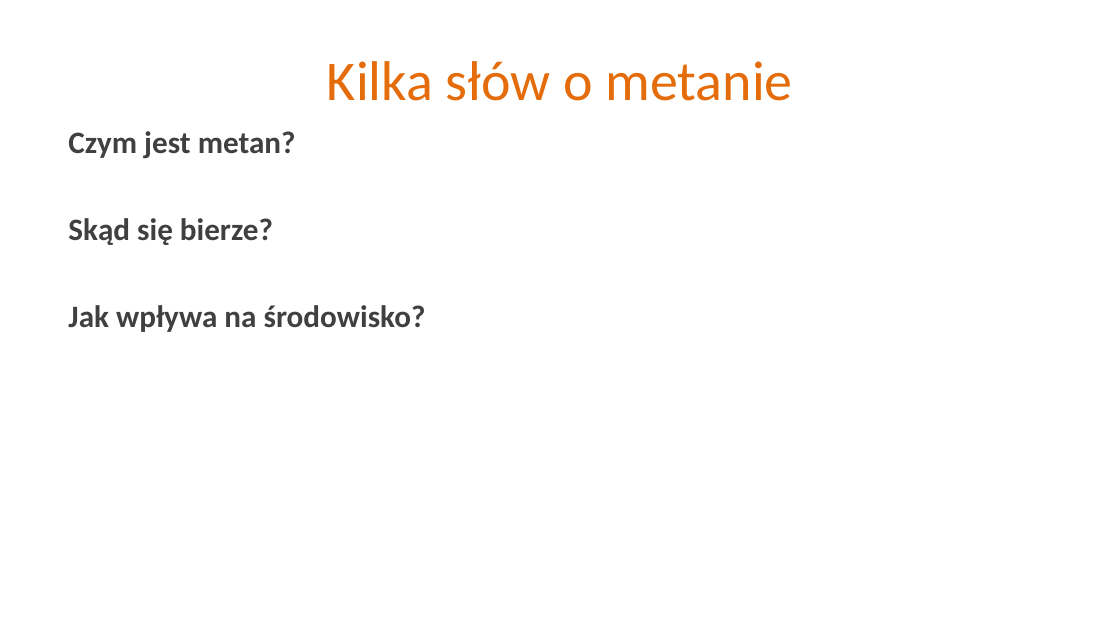
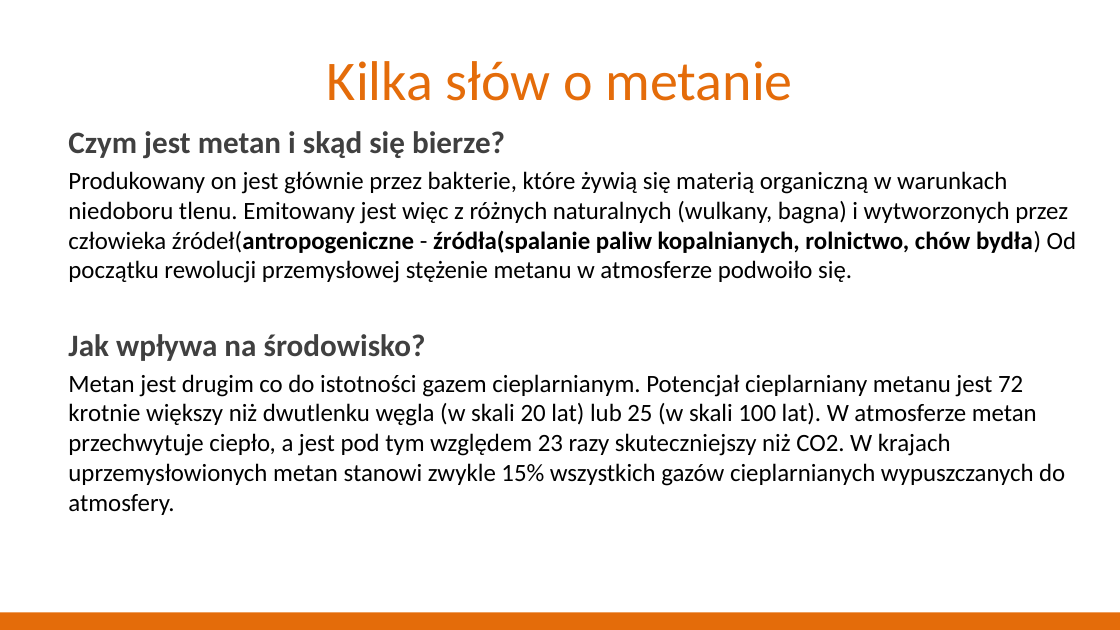
Before and after one commit to Sharkuu/R-project, a slide deck: slide 3 of Prezentacja.pptx. Drawn at 1120x630 pixels with LibreOffice and Linux fonts; fonts in the diff are those of the drawing; background and template pictures are left out. Boxes give left, top, right and bottom in pixels: in the first picture for what was removed or moved away, otherwise in the second. Text is boxed around its words. In the diff, an @@ line names an element or a change of style, - is before the commit and + after.

```diff
--- a/Prezentacja.pptx
+++ b/Prezentacja.pptx
@@ text at (x1=68, y1=131, x2=1076, y2=283): text changed; size 20 to 16 pt; text colour #404040 to #000000; bold off @@
-Czym jest metan?
-Skąd się bierze?
+Czym jest metan i skąd się bierze?
+Produkowany on jest głównie przez bakterie, które żywią się materią organiczną w warunkach niedoboru tlenu. Emitowany jest więc z różnych naturalnych (wulkany, bagna) i wytworzonych przez człowieka źródeł(antropogeniczne - źródła(spalanie paliw kopalnianych, rolnictwo, chów bydła) Od początku rewolucji przemysłowej stężenie metanu w atmosferze podwoiło się.
@@ text at (x1=68, y1=374, x2=1065, y2=515): paragraph added @@
+Metan jest drugim co do istotności gazem cieplarnianym. Potencjał cieplarniany metanu jest 72 krotnie większy niż dwutlenku węgla (w skali 20 lat) lub 25 (w skali 100 lat). W atmosferze metan przechwytuje ciepło, a jest pod tym względem 23 razy skuteczniejszy niż CO2. W krajach uprzemysłowionych metan stanowi zwykle 15% wszystkich gazów cieplarnianych wypuszczanych do atmosfery.
@@ rectangle added at (x1=0, y1=613, x2=1120, y2=630), fill #E46C0A @@
```
Also in this commit, not shown: 13 other slides changed, 1 slide added, 2 slides removed.
